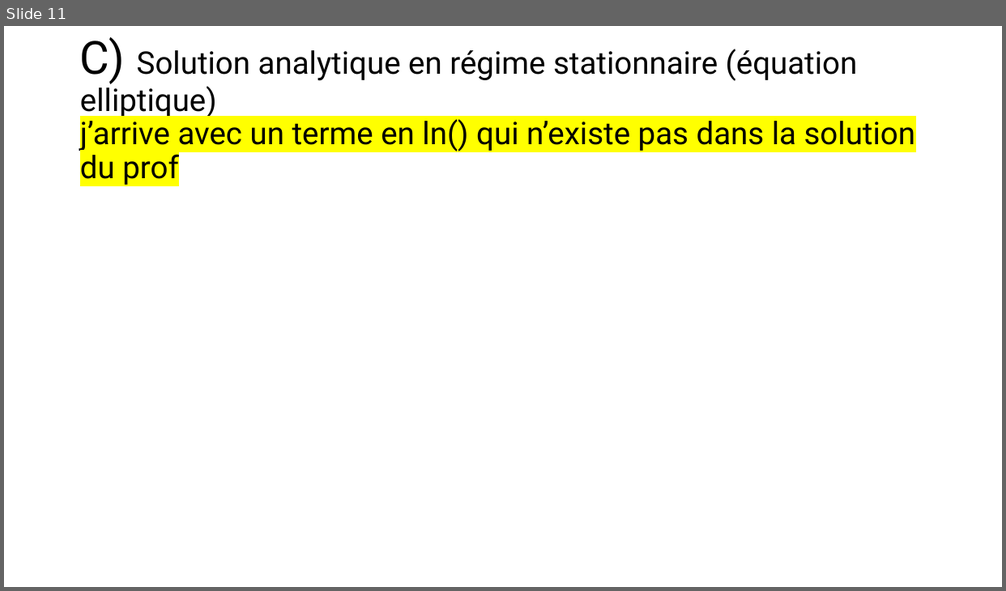
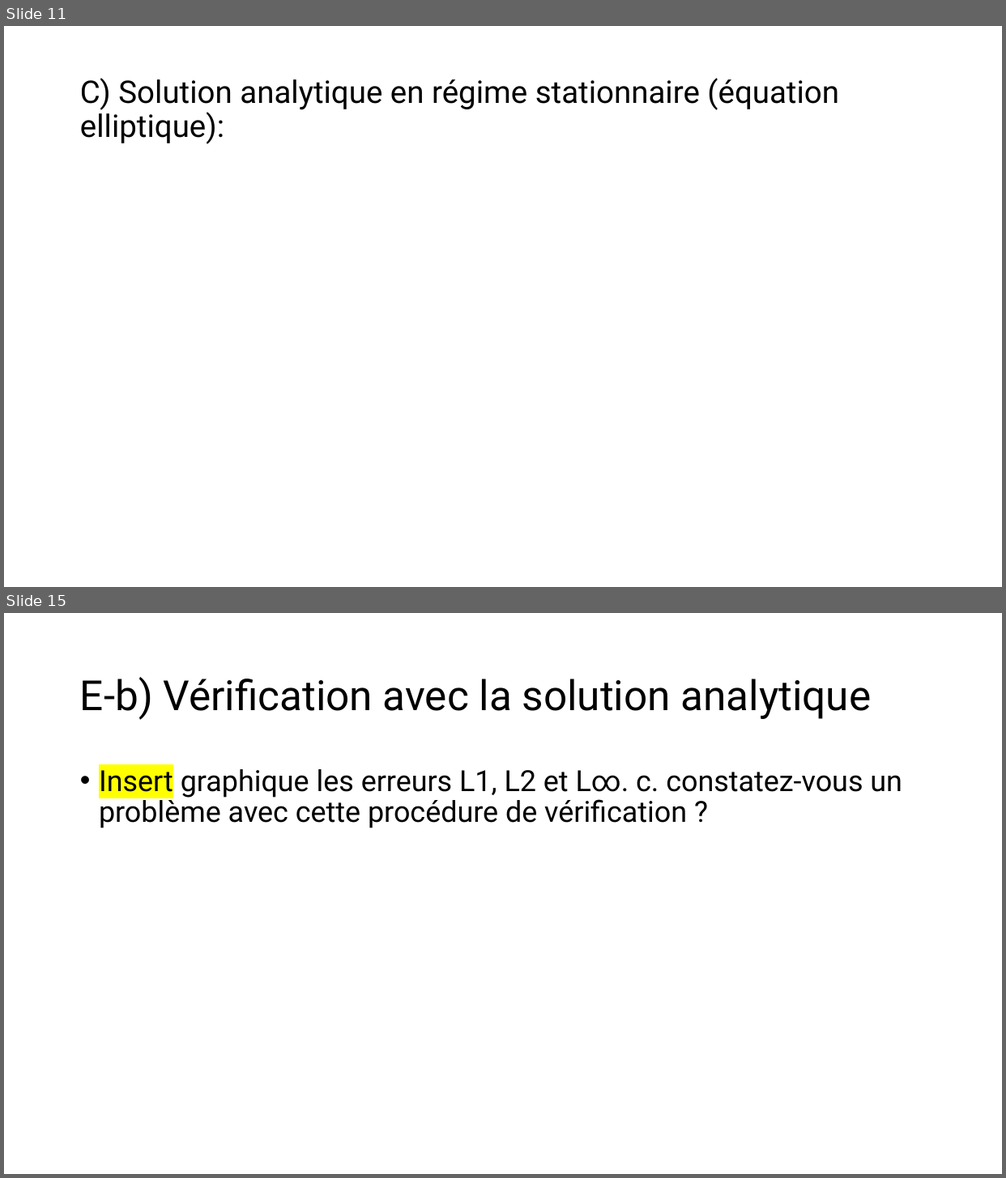
Before and after one commit to mehdibendaya/MEC8211-DEV1, a slide deck: Devoir_1.pptx. Shown one above the other, each under a label of ours: slide 11 before the commit, slides 11 and 15 after it; the slides between them are not shown. The pictures are 1006x591 and 1006x1178 pixels, drawn with LibreOffice and Linux fonts; fonts in the diff are those of the drawing; grey boxes stand for pictures. Boxes give left, top, right and bottom in pixels: in the first picture for what was removed or moved away, otherwise in the second. Text is boxed around its words. In the diff, an @@ line names an element or a change of style, - is before the commit and + after.

```diff
--- a/Devoir_1.pptx
+++ b/Devoir_1.pptx
@@ slide 15 added at <box>4,613,1002,1174</box>, background #FFFFFF @@
@@ title added at <box>80,677,872,720</box>, 40 pt, text #000000 @@
+E-b) Vérification avec la solution analytique
@@ text added at <box>99,769,902,828</box>, 28 pt, text #000000 @@
+• Insert graphique les erreurs L1, L2 et L∞. c. constatez-vous un problème avec cette procédure de vérification ?
@@ slide 11 changed as well @@
@@ title at <box>80,78,839,144</box>: text changed @@
-C) Solution analytique en régime stationnaire (équation elliptique)
-j’arrive avec un terme en ln() qui n’existe pas dans la solution du prof
+C) Solution analytique en régime stationnaire (équation elliptique):
```
Also in this commit, not shown: 9 other slides changed, 7 other slides added, 1 slide removed, 2 other files.
